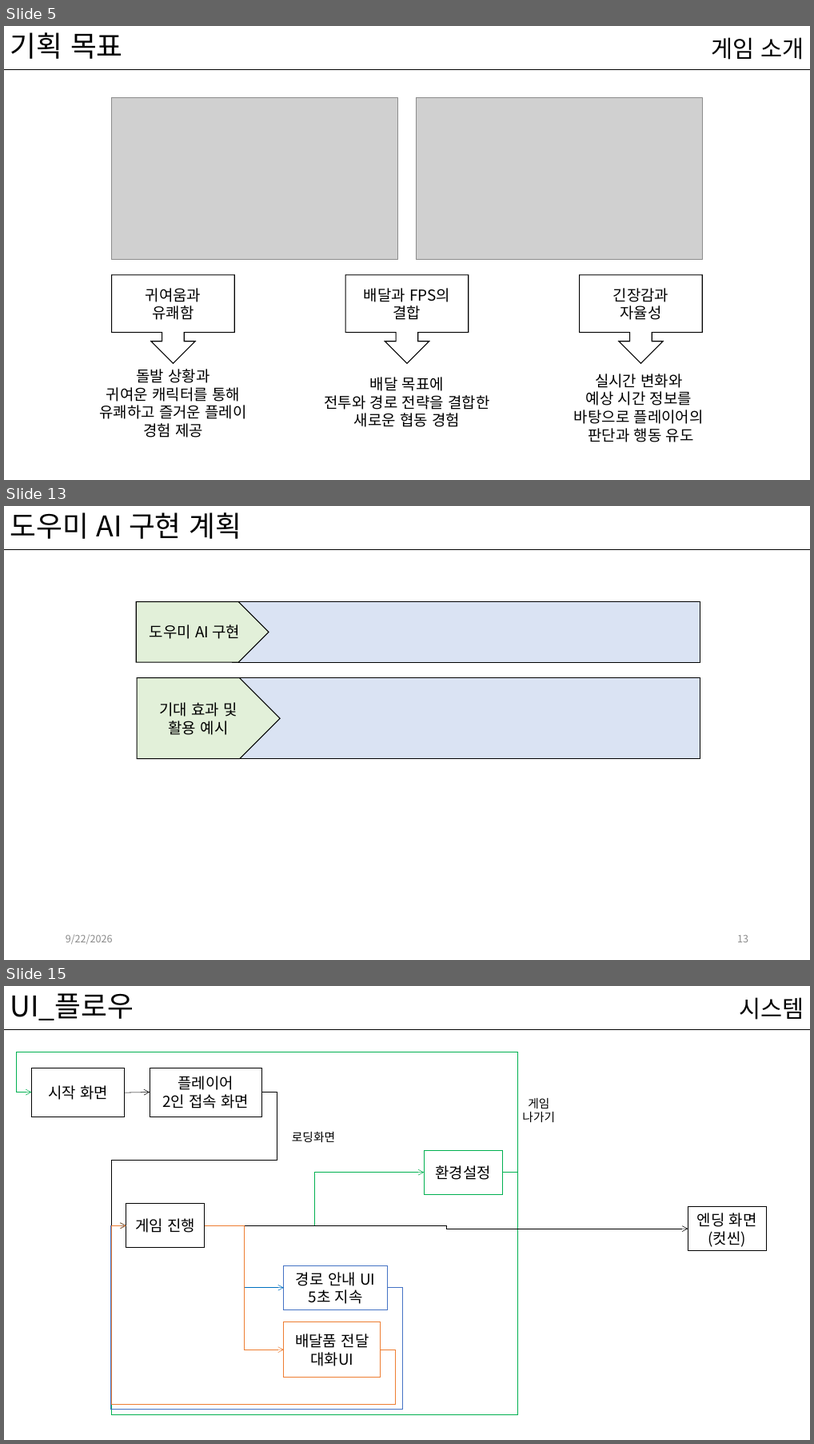
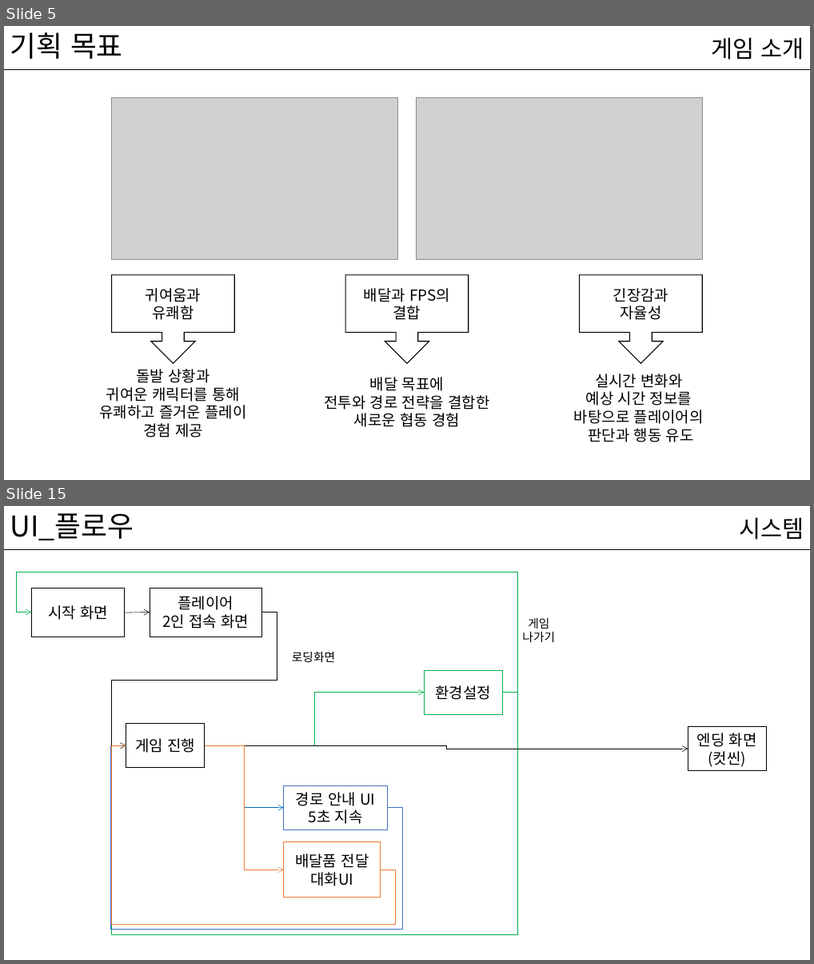
Before and after one commit to kwakyerin/2026_Graduation_Project, a slide deck: documents/HyunahKwon/design/designing/for_pro_pt/배트와 달트_평가pt.pptx. Shown one above the other, each under a label of ours: slides 5, 13 and 15 before the commit, slides 5 and 15 after it; the slides between them are not shown. The pictures are 814x1444 and 814x964 pixels, drawn with LibreOffice and Linux fonts; fonts in the diff are those of the drawing; grey boxes stand for pictures. Boxes give left, top, right and bottom in pixels: in the first picture for what was removed or moved away, otherwise in the second. Text is boxed around its words. In the diff, an @@ line names an element or a change of style, - is before the commit and + after.

```diff
--- a/documents/HyunahKwon/design/designing/for_pro_pt/배트와 달트_평가pt.pptx
+++ b/documents/HyunahKwon/design/designing/for_pro_pt/배트와 달트_평가pt.pptx
@@ slide 13 removed at (4, 506, 810, 960), background #FFFFFF; not listed: 1 template element that a slide beside it also shows @@
@@ title removed at (10, 512, 242, 539) @@
-도우미 AI 구현 계획
@@ pentagon arrow removed at (137, 601, 269, 662) @@
-도우미 AI 구현
@@ rectangle removed at (233, 601, 701, 662) @@
@@ pentagon arrow removed at (137, 678, 281, 759) @@
-기대 효과 및
-활용 예시
@@ rectangle removed at (233, 678, 701, 759) @@
@@ text removed at (66, 934, 113, 944) @@
-9/22/2026
@@ page number removed at (738, 935, 749, 942) @@
-13
```
Also in this commit, not shown: 16 slides changed, 1 slide added, 7 other slides removed, 1 other file.
